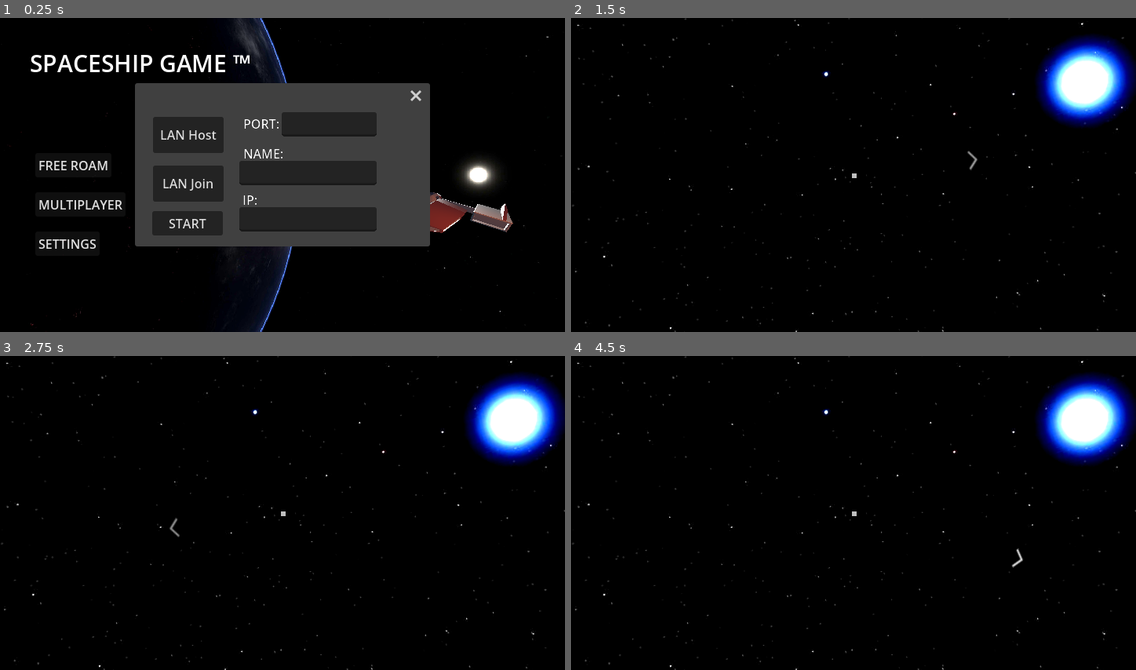
Above: before the commit, frames 1-4 (two rows, left to right).
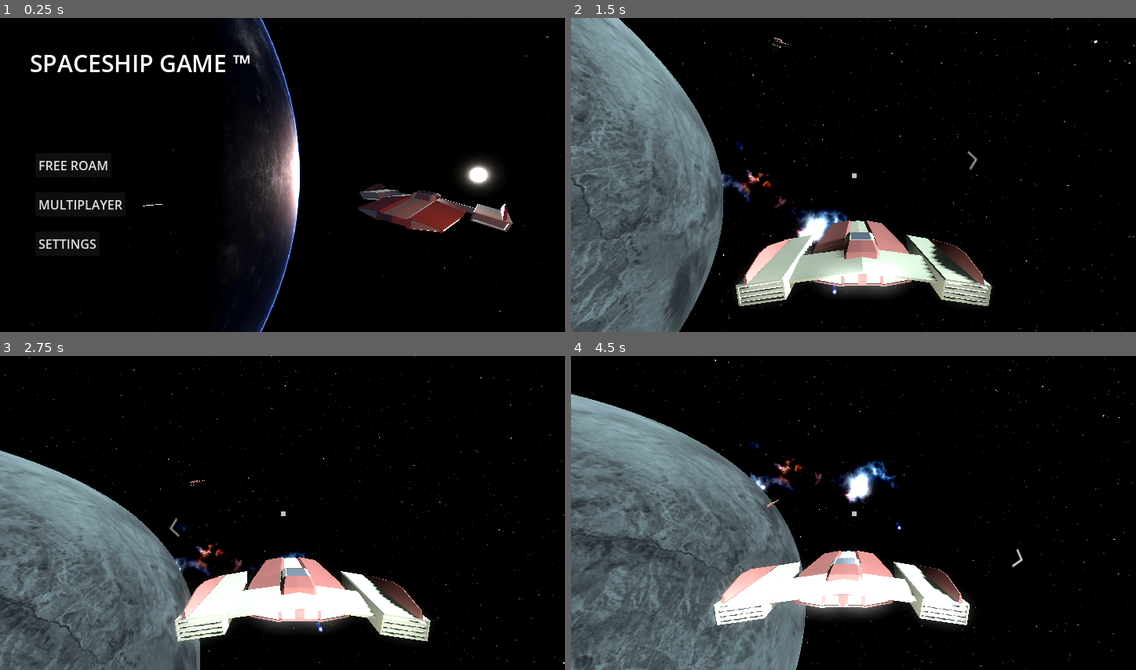
Above: after the commit, the same moments.

Repository: sacul2345/spaceshipGAME
Game: Godot game, scene res://scenes/MainMenu.tscn
The game is run twice, just before and just after one commit, with the same random seed, the same clock (stepped at 60 frames per second) and the same inputs.
Inputs (mouse positions are in pixels of both pictures, inside the frame that each line leads up to):
- Up to frame 1 (0.25 s): no input
- Up to frame 2 (1.5 s): click "FREE ROAM" at 0.5 s; move the mouse to (977, 159) at 1.27 s; hold E (roll_Right) from 1.28 s (still down); hold F (attack) from 1.28 s (still down)
- Up to frame 3 (2.75 s): move the mouse to (169, 528) at 2.02 s; release E (roll_Right) at 2.03 s; release F (attack) at 2.03 s; hold S (back) from 2.03 s (still down); tap Shift (boost) at 2.1 s
- Up to frame 4 (4.5 s): move the mouse to (910, 443) at 2.77 s; release S (back) at 2.78 s; hold E (roll_Right) 2.78-3.53 s; hold W (foward) 2.78-3.53 s; move the mouse to (825, 575) at 3.52 s; hold Space (up) 3.53-4.28 s; tap F (attack) at 3.6 s; move the mouse to (1023, 560) at 4.27 s; hold Q (roll_Left) from 4.28 s (still down); hold Shift (boost) from 4.28 s (still down)

The runs differ from the first frame. In frame 1, 26% of the frame differs, in the area x 23-77%, y 20-73%; in frame 2, 35%; in frame 3, 31%; in frame 4, 40%, in the area x 0-100%, y 0-100%.

Commit message:
added more menu music

Diff:
--- a/scenes/MainMenu.tscn
+++ b/scenes/MainMenu.tscn
@@ -8,6 +8,7 @@
 [ext_resource type="Script" uid="uid://c08qarq0qmdjw" path="res://scripts/multiplayer.gd" id="6_mipys"]
 [ext_resource type="AudioStream" uid="uid://cg5yyqey55wlk" path="res://audio/music/Inner Guidance.wav" id="6_ucygd"]
 [ext_resource type="AudioStream" uid="uid://cpaab8ux53uc5" path="res://audio/music/Cosmic Interlude.wav" id="7_mipys"]
+[ext_resource type="AudioStream" uid="uid://bs07bxmbrdlo0" path="res://audio/Outro - John Beltran.wav" id="9_8a8k8"]
 
 [sub_resource type="PanoramaSkyMaterial" id="PanoramaSkyMaterial_0ykhv"]
 panorama = ExtResource("1_ow34m")
@@ -40,9 +41,10 @@
 [sub_resource type="AudioStreamPlaylist" id="AudioStreamPlaylist_ow34m"]
 shuffle = true
 fade_time = 1.0
-stream_count = 2
+stream_count = 3
 stream_0 = ExtResource("6_ucygd")
 stream_1 = ExtResource("7_mipys")
+stream_2 = ExtResource("9_8a8k8")
 
 [node name="Game" type="Node" node_paths=PackedStringArray("portInput", "nameInput", "menuNode", "ipInput")]
 process_mode = 3
@@ -140,6 +142,7 @@
 transparent_bg = true
 initial_position = 1
 size = Vector2i(360, 170)
+visible = false
 script = ExtResource("6_mipys")
 portInput = NodePath("Port Input")
 nameInput = NodePath("Nane Input")
--- a/scenes/objship.tscn
+++ b/scenes/objship.tscn
@@ -1,6 +1,9 @@
-[gd_scene load_steps=2 format=3 uid="uid://cmhkcp1a848ww"]
+[gd_scene load_steps=3 format=3 uid="uid://cmhkcp1a848ww"]
 
 [ext_resource type="PackedScene" uid="uid://cw6kmw1ilhxi7" path="res://models/spaceshiptest2.glb" id="1_d7djl"]
+
+[sub_resource type="BoxShape3D" id="BoxShape3D_d7djl"]
+size = Vector3(12.4812, 1.93262, 14.5527)
 
 [node name="Node3D" type="Node3D"]
 
@@ -9,3 +12,9 @@
 light_energy = 2.371
 
 [node name="spaceshiptest2" parent="." instance=ExtResource("1_d7djl")]
+
+[node name="StaticBody3D" type="StaticBody3D" parent="."]
+
+[node name="CollisionShape3D" type="CollisionShape3D" parent="StaticBody3D"]
+transform = Transform3D(1, 0, 0, 0, 1, 0, 0, 0, 1, -0.1576, 1.93433, 6.77637)
+shape = SubResource("BoxShape3D_d7djl")
--- a/scenes/ship.tscn
+++ b/scenes/ship.tscn
@@ -15,6 +15,24 @@
 [sub_resource type="BoxShape3D" id="BoxShape3D_8wen1"]
 size = Vector3(5.66, 0.901, 6.976)
 
+[sub_resource type="AtlasTexture" id="AtlasTexture_tlr80"]
+atlas = ExtResource("7_1luoq")
+region = Rect2(540, 0, 180, 120)
+
+[sub_resource type="SpriteFrames" id="SpriteFrames_tlr80"]
+animations = [{
+"frames": [{
+"duration": 0.2,
+"texture": ExtResource("7_1luoq")
+}, {
+"duration": 0.3,
+"texture": SubResource("AtlasTexture_tlr80")
+}],
+"loop": false,
+"name": &"default",
+"speed": 5.0
+}]
+
 [sub_resource type="StandardMaterial3D" id="StandardMaterial3D_tlr80"]
 shading_mode = 0
 albedo_color = Color(0.962546, 0.962546, 0.962546, 1)
@@ -29,6 +47,7 @@
 [node name="Ship" type="Node3D"]
 
 [node name="shipBody" type="RigidBody3D" parent="."]
+physics_interpolation_mode = 1
 transform = Transform3D(1.00156, 0, 0, 0, 1.00156, 0, 0, 0, 1.00156, 0, 0, 0)
 can_sleep = false
 linear_damp = 1.0
@@ -49,37 +68,37 @@
 CAM_WEIGHT = 0.1
 RETURN_SPEED = 0.5
 
-[node name="Weapons" type="Node3D" parent="shipBody" node_paths=PackedStringArray("gunTimer", "gunShot", "muzzleLight")]
+[node name="Weapons" type="Node3D" parent="shipBody" node_paths=PackedStringArray("gunTimer", "gunShot", "muzzleLight", "gun1Flash", "gun2Flash", "gun1", "gun2")]
 script = ExtResource("6_o6kr3")
 gunTimer = NodePath("gunTimer")
 gunShot = NodePath("Gunshot")
 muzzleLight = NodePath("muzzleLight")
+gun1Flash = NodePath("Gun1/AnimatedSprite3D")
+gun2Flash = NodePath("Gun2/AnimatedSprite3D")
+gun1 = NodePath("Gun1")
+gun2 = NodePath("Gun2")
 
 [node name="Gun1" type="RayCast3D" parent="shipBody/Weapons"]
 transform = Transform3D(1.00156, 0, 0, 0, 1.00156, 0, 0, 0, 1.00156, 1.25, 0, -4.6)
 target_position = Vector3(2.08165e-12, 2.08165e-12, -1000)
 debug_shape_custom_color = Color(0.780392, 0, 0, 1)
 
-[node name="Sprite3D" type="Sprite3D" parent="shipBody/Weapons/Gun1"]
-transform = Transform3D(-1.74846e-07, -2.43956e-13, 1, -1.81328e-09, 1, 2.43937e-13, -4, -4.53321e-10, -4.37114e-08, -0.00127041, -0.00447991, -0.0974956)
-visible = false
-gi_mode = 0
-pixel_size = 0.005
-axis = 1
-texture = ExtResource("7_1luoq")
+[node name="AnimatedSprite3D" type="AnimatedSprite3D" parent="shipBody/Weapons/Gun1"]
+transform = Transform3D(-8.74228e-08, 0.5, -4.37114e-08, 0, -2.18557e-08, -1, -2, -2.18557e-08, 1.91069e-15, 0, -0.217141, -0.603996)
+sprite_frames = SubResource("SpriteFrames_tlr80")
+frame = 1
+frame_progress = 1.0
 
 [node name="Gun2" type="RayCast3D" parent="shipBody/Weapons"]
 transform = Transform3D(1.00156, 0, 0, 0, 1.00156, 0, 0, 0, 1.00156, -1.249, 0.002, -4.6)
 target_position = Vector3(2.08165e-12, 2.08165e-12, -1000)
 debug_shape_custom_color = Color(0.694118, 0, 0, 1)
 
-[node name="Sprite3D" type="Sprite3D" parent="shipBody/Weapons/Gun2"]
-transform = Transform3D(-1.74846e-07, 3.48787e-16, 1, 1.39515e-15, 1, -3.48787e-16, -4, 3.48787e-16, -4.37114e-08, 0, 0, 0)
-visible = false
-gi_mode = 0
-pixel_size = 0.005
-axis = 1
-texture = ExtResource("7_1luoq")
+[node name="AnimatedSprite3D" type="AnimatedSprite3D" parent="shipBody/Weapons/Gun2"]
+transform = Transform3D(-8.74228e-08, 0.5, -4.37114e-08, 0, -2.18557e-08, -1, -2, -2.18557e-08, 1.91069e-15, 0, -0.217141, -0.603996)
+sprite_frames = SubResource("SpriteFrames_tlr80")
+frame = 1
+frame_progress = 0.609403
 
 [node name="gunTimer" type="Timer" parent="shipBody/Weapons"]
 process_callback = 0
@@ -99,7 +118,6 @@
 omni_range = 3.886
 
 [node name="spaceDust" type="Node3D" parent="shipBody" node_paths=PackedStringArray("shipRigidBody", "particles")]
-visible = false
 script = ExtResource("4_anfqm")
 shipRigidBody = NodePath("..")
 particles = NodePath("Dust Vector/spaceDust")
@@ -144,6 +162,3 @@
 volume_db = -5.0
 autoplay = true
 panning_strength = 0.0
-
-[connection signal="tree_entered" from="shipBody/Weapons/Gun1" to="shipBody/Weapons" method="_on_gun_1_tree_entered"]
-[connection signal="tree_entered" from="shipBody/Weapons/Gun2" to="shipBody/Weapons" method="_on_gun_2_tree_entered"]
--- a/scripts/Mainmenu.gd
+++ b/scripts/Mainmenu.gd
@@ -21,9 +21,14 @@
 
 func _on_free_roam_button_pressed() -> void:
 	menuMusic.playing = false
-	get_tree().change_scene_to_file("res://scenes/game_area.tscn")
+	GameManager.Players[0] = {
+		"name: ": "FREEROAM"
+	}
+	var scene = load("res://scenes/game_area.tscn").instantiate()
+	get_tree().root.add_child(scene)
+	get_parent().queue_free()
 	Input.set_mouse_mode(Input.MOUSE_MODE_HIDDEN)
-	Hud.visible = true
+	Hud.show()
 
 func _on_window_close_requested() -> void:
 	multiplayerWindow.hide()
--- a/scripts/Weapons.gd
+++ b/scripts/Weapons.gd
@@ -3,6 +3,12 @@
 @export var gunTimer : Timer
 @export var gunShot : AudioStreamPlayer3D
 @export var muzzleLight : OmniLight3D
+
+@export var gun1Flash : AnimatedSprite3D
+@export var gun2Flash : AnimatedSprite3D
+
+@export var gun1 : RayCast3D
+@export var gun2 : RayCast3D
 
 var BULLETSPEED : float = 10000
 
@@ -16,18 +22,6 @@
 
 var viewCast : RayCast3D
 
-var gun1 : RayCast3D
-var gun2 : RayCast3D
-
-var gun1Flash : Sprite3D
-var gun2Flash : Sprite3D
-
-func _on_gun_1_tree_entered():
-	gun1 = $Gun1
-	gun1Flash = gun1.get_child(0)
-func _on_gun_2_tree_entered():
-	gun2 = $Gun2
-	gun2Flash = gun2.get_child(0)
 
 
 func _physics_process(_delta):
@@ -42,40 +36,36 @@
 
 func fireWeapons():
 	await gunTimer.timeout
-	muzzleFlash()
+	gun1Flash.play("default")
+	muzzleFlashPoint()
 	hitScan1()
 	gunShot.play()
 	await get_tree().create_timer(.05).timeout
+	gun2Flash.play("default")
+	muzzleFlashPoint()
 	hitScan2()
 	gunShot.play()
 	gunTimer.start(gunRPMTimer)
 
 	#this is fine for now but the rpm offset should be more configurable and random
 
-func muzzleFlash():
-	if(gun1Flash.visible == false):
-		gun1Flash.visible = true
-		await get_tree().create_timer(.05).timeout
-		gun2Flash.visible = true
-		muzzleLight.visible = true
-		await get_tree().create_timer(.01).timeout
-		muzzleLight.visible = false
-		gun1Flash.visible = false
-		await get_tree().create_timer(.05).timeout
-		gun2Flash.visible = false
+func muzzleFlashPoint():
+	muzzleLight.visible = true
+	await get_tree().create_timer(.05).timeout
+	muzzleLight.visible = false
 
 #shitscan funcion is BADDD and needs to be RE-WRITTEN, will do that someday... ITS LAGGING!!
-#divide all this shit into multiple funcions, hitscans should be for HITSCAN!!!
+#divide all this into multiple funcions, hitscans should be for HITSCAN!!!
 
 func hitScan1():
 	if(gun1.is_colliding()):
 		var explosionPos = gun1.get_collision_point()
-		var gunDisatnce = explosionPos.distance_to(position)
+		#var gunDisatnce = explosionPos.distance_to(position)
 
 		drawTracer(gun1.global_position,gun1.global_rotation_degrees,explosionPos)
 
 		var explosion : Node3D = explosionInstance.instantiate()
-		await get_tree().create_timer(gunDisatnce/(BULLETSPEED)).timeout
+		#await get_tree().create_timer(gunDisatnce/(BULLETSPEED)).timeout
 		get_tree().current_scene.add_child(explosion)
 		explosion.position = explosionPos
 	else:
@@ -84,12 +74,12 @@
 func hitScan2():
 	if(gun2.is_colliding()):
 		var explosionPos = gun2.get_collision_point()
-		var gunDisatnce = explosionPos.distance_to(position)
+		#var gunDisatnce = explosionPos.distance_to(position)
 
 		drawTracer(gun2.global_position,gun2.global_rotation_degrees,explosionPos)
 
 		var explosion : Node3D = explosionInstance.instantiate()
-		await get_tree().create_timer(gunDisatnce/(BULLETSPEED)).timeout
+		#await get_tree().create_timer(gunDisatnce/(BULLETSPEED)).timeout
 		get_tree().current_scene.add_child(explosion)
 		explosion.position = explosionPos
 	else:
--- a/scripts/moveShip.gd
+++ b/scripts/moveShip.gd
@@ -34,4 +34,6 @@
 	if(Input.is_action_pressed("strafe_Left")): apply_central_impulse(-transform.basis.x)
 	if(Input.is_action_pressed("strafe_Right")): apply_central_impulse(transform.basis.x)
 
+
+
 	#print(linear_velocity.length())
Not shown, added: audio/Outro - John Beltran.wav.import
Not shown: 1 places in scenes/MainMenu.tscn that only renumber resources
Not shown: 1 places in scenes/ship.tscn that only renumber resources
Not shown, added: audio/Outro - John Beltran.wav
